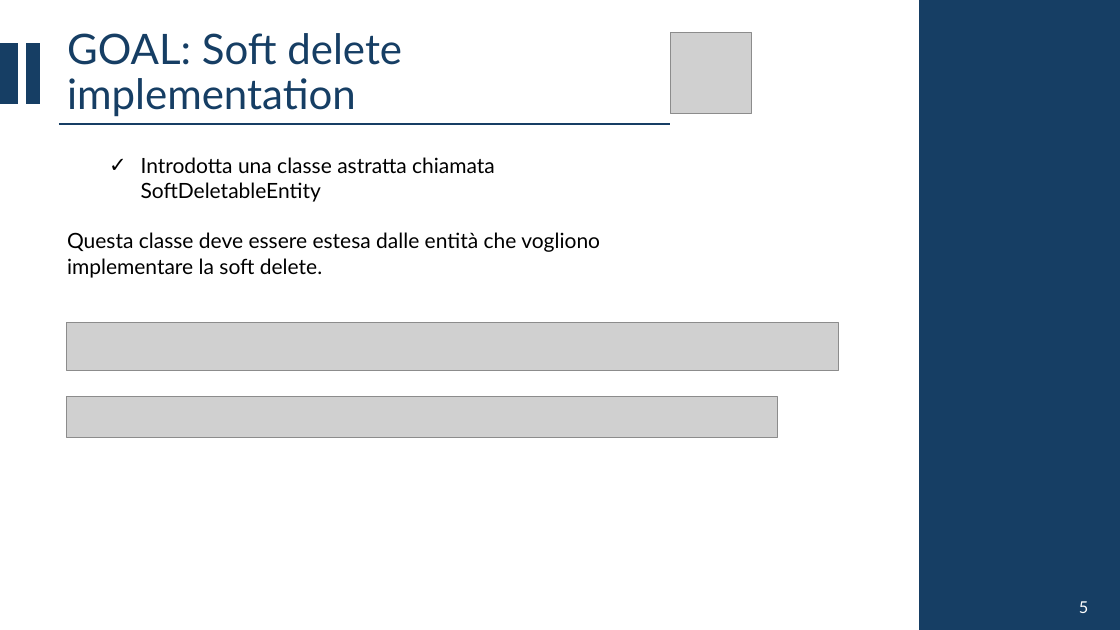
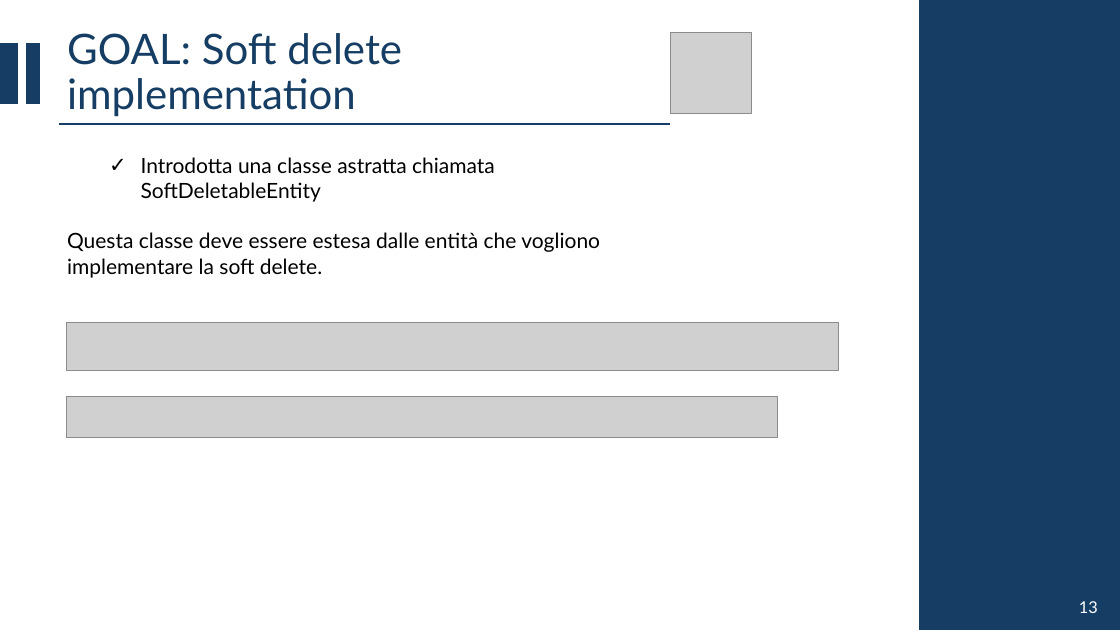
Before and after one commit to CSW-Teams/MS3-docs, a slide deck: slide 13 of ShiftsHappen/Sprint 3/CSW Sprint 3.pptx (slide 14 before the commit). Drawn at 1120x630 pixels with LibreOffice and Linux fonts; fonts in the diff are those of the drawing; grey boxes stand for pictures. Boxes give left, top, right and bottom in pixels: in the first picture for what was removed or moved away, otherwise in the second. Text is boxed around its words. In the diff, an @@ line names an element or a change of style, - is before the commit and + after.

```diff
--- a/ShiftsHappen/Sprint 3/CSW Sprint 3.pptx
+++ b/ShiftsHappen/Sprint 3/CSW Sprint 3.pptx
@@ text at [1079,601,1098,613]: text changed @@
-5
+13
```
Also in this commit, not shown: 12 other slides changed, 1 slide removed.
